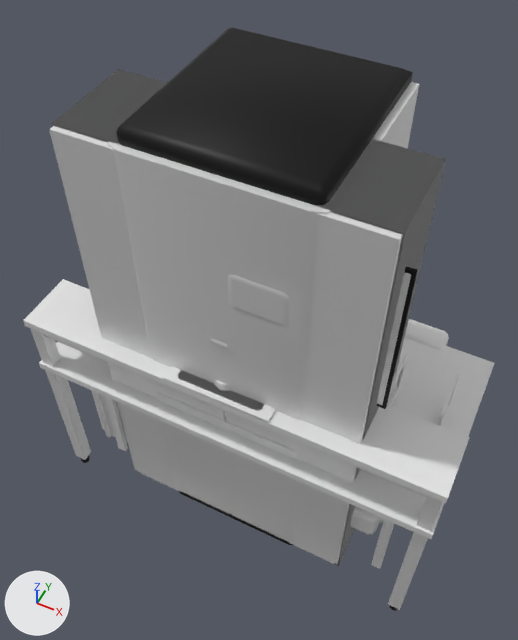
A saved change to the COLLADA model Assets/Mesh/props/officeprops.dae.
Camera for both pictures: a 50 mm camera at (0.76, -1.58, 2.97) aimed at (-0.08, 0.1, 0.87). Arrows for +X, +Y and +Z are at lower left; the lights stay in place. Where no turn or scale is listed for an object, it has been applied to the vertices.

Script lines for the objects in view, before the commit:
```python
me_plane = bpy.data.meshes.new('Plane')
me_plane.from_pydata(...)  # 386 vertices, 768 faces; spans x -0.33..0.33, y -0.35..0.36, z 0.0..1.92
# faces by material slot: [524, 74, 170]
me_plane.materials.append(mat_universal_furniture_metal_01a)  # its picture is missing
me_plane.materials.append(mat_universal_furniture_chrome_01a)  # white #ffffff
me_plane.materials.append(mat_universal_furniture_rubber_01a)  # black #131313
me_plane_001 = bpy.data.meshes.new('Plane.001')
me_plane_001.from_pydata(...)  # 194 vertices, 288 faces; spans x -0.8..0.8, y -0.4..0.4, z 0.0..0.75
# faces by material slot: [56, 136, 96]
me_plane_001.materials.append(mat_tableplate_01a)  # its picture is missing
me_plane_001.materials.append(mat_universal_furniture_metal_01a)  # its picture is missing
me_plane_001.materials.append(mat_universal_furniture_rubber_01a)  # black #131313
me_plane_013 = bpy.data.meshes.new('Plane.013')
me_plane_013.from_pydata(...)  # 166 vertices, 250 faces; spans x -0.5..0.5, y -0.32..0.0, z 0.02..1.87
me_plane_013.materials.append(mat_tableplate_01a)  # its picture is missing
ob_bookshelf_01a = bpy.data.objects.new('bookshelf_01a', me_plane_013)
ob_bookshelf_01a.location = (0.0, 0.0, 0.0)
ob_compact_fridge = bpy.data.objects.new('compact_fridge', me_plane)
ob_compact_fridge.location = (0.0, 0.0, 0.0)
ob_desk_util_01a = bpy.data.objects.new('desk_util_01a', me_plane_001)
ob_desk_util_01a.location = (0.0, 0.0, 0.0)
# also in view: 'shelf_01a' at (0.0, -0.19, 0.94); 'tv_narrow_01a' at (0.0, -0.28, 1.34); 'sofa_light_01a_p2' at (0.0, 0.11, 0.38); 'computer_monitor_01a' at (0.0, -0.28, 1.2); 'bookhanger_01a' at (0.6, 0.0, 0.87)
```
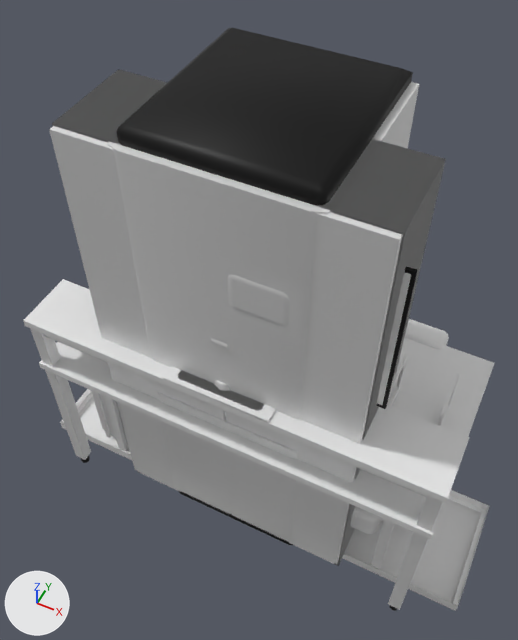
Where the change shows, as pixel boxes (x1, y1, x2, y2) in the pictures (518 x 640 px):
'lights_linear_01a', added: after (60, 389, 489, 611)
    faces in mat_lights_square_01a (white #e7e7e7): (79, 396, 481, 604)
    faces in mat_universal_furniture_chrome_01a (white #ffffff): (60, 389, 489, 611)

Edits to the bpy script that builds the scene:
```text
Add mat_lights_square_01a:
    mat_lights_square_01a = principled_material('lights_square_01a')
    mat_lights_square_01a.base_color = (0.8, 0.8, 0.8)  # white #e7e7e7
Add me_plane_009:
    me_plane_009.from_pydata(...)  # 101 vertices, 184 faces; spans x -1.0..1.0, y -0.25..0.25, z -0.07..0.0
    # faces by material slot: [64, 120]
    me_plane_009.materials.append(mat_universal_furniture_chrome_01a)  # white #ffffff
    me_plane_009.materials.append(mat_lights_square_01a)  # white #e7e7e7
Add ob_lights_linear_01a:
    ob_lights_linear_01a = bpy.data.objects.new('lights_linear_01a', me_plane_009)
    ob_lights_linear_01a.location = (0.0, 0.0, 0.0)
```
